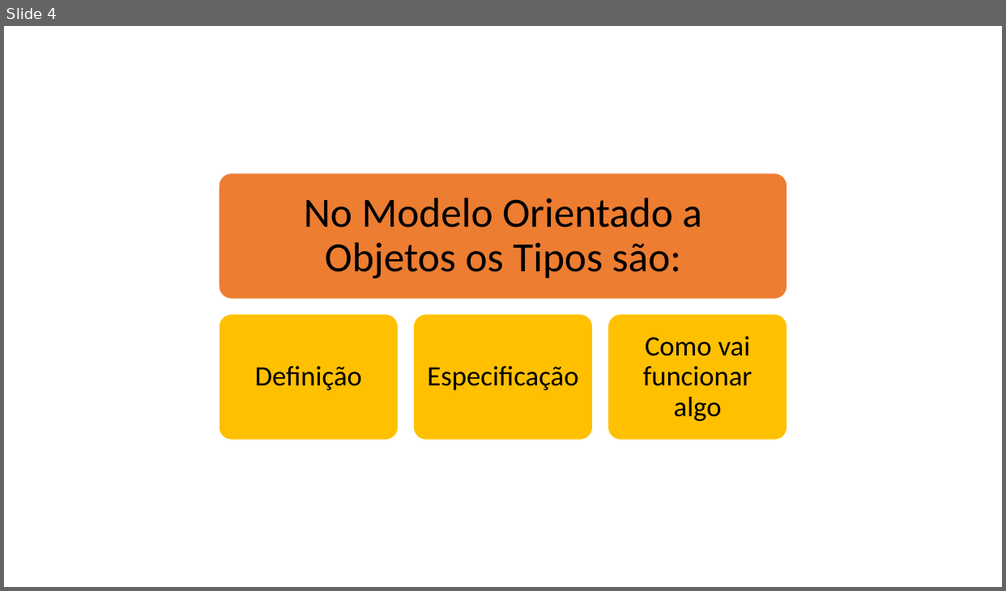
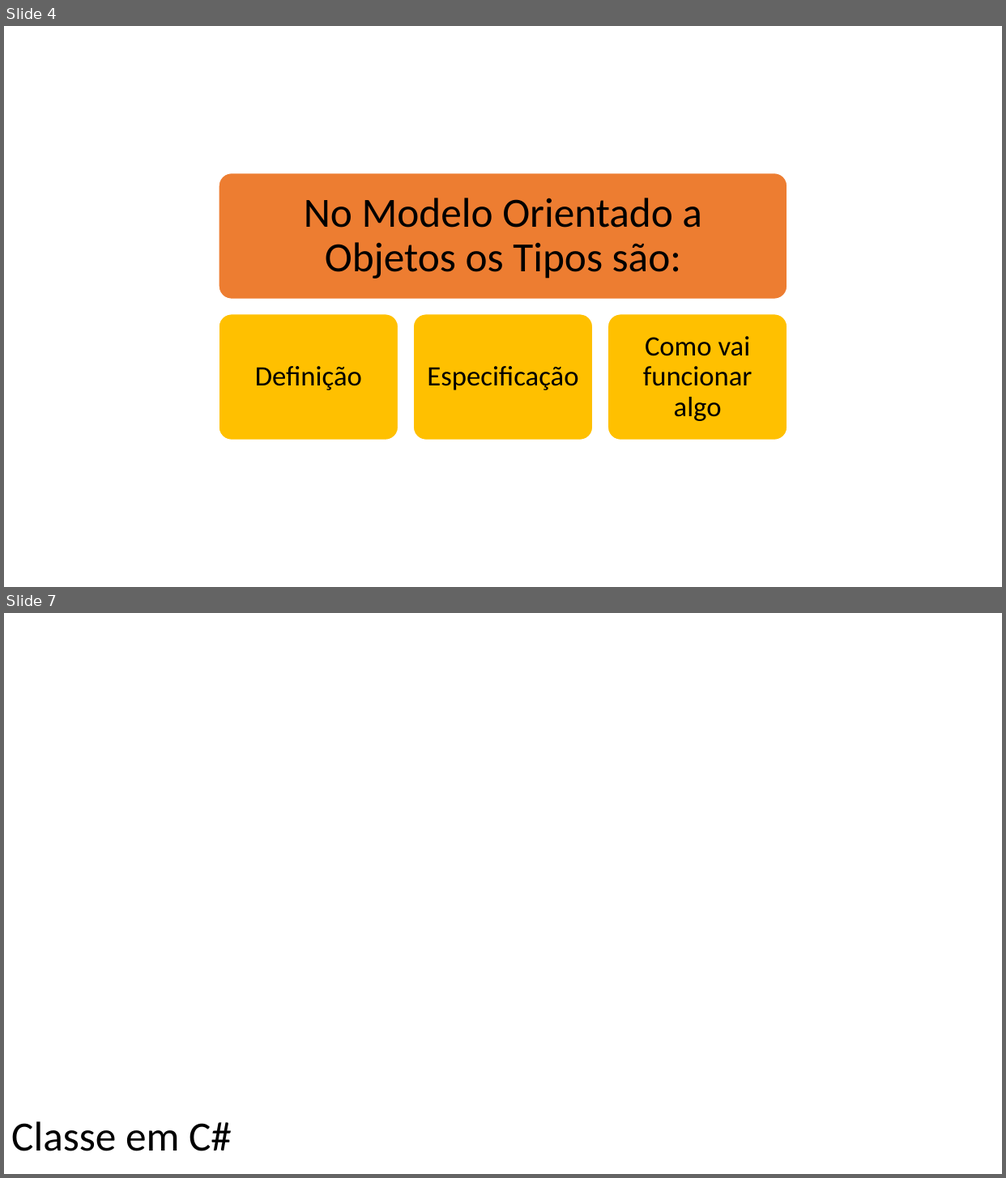
Before and after one commit to AlexandreRech/Terceira-Fase-POO-2017, a slide deck: Material/Unidade 2/Unidade 2 - Resumido.pptx. Shown one above the other, each under a label of ours: slide 4 before the commit, slides 4 and 7 after it; the slides between them are not shown. The pictures are 1006x591 and 1006x1178 pixels, drawn with LibreOffice and Linux fonts; fonts in the diff are those of the drawing. Boxes give left, top, right and bottom in pixels: in the first picture for what was removed or moved away, otherwise in the second. Text is boxed around its words. In the diff, an @@ line names an element or a change of style, - is before the commit and + after.

```diff
--- a/Material/Unidade 2/Unidade 2 - Resumido.pptx
+++ b/Material/Unidade 2/Unidade 2 - Resumido.pptx
@@ slide 7 added at bbox=[4, 613, 1002, 1174], background #FFFFFF @@
@@ text added at bbox=[11, 1122, 232, 1152], 40 pt, text #000000 @@
+Classe em C#
```
Also in this commit, not shown: 4 slides changed, 21 other slides added, 5 other files.
